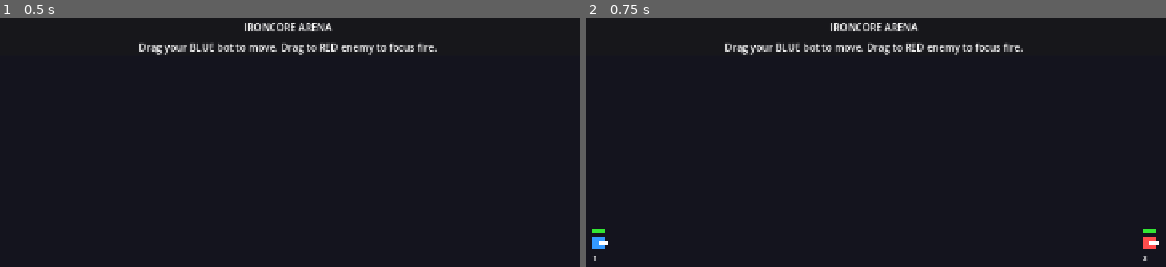
Above: before the commit, frames 1-2 (left to right).
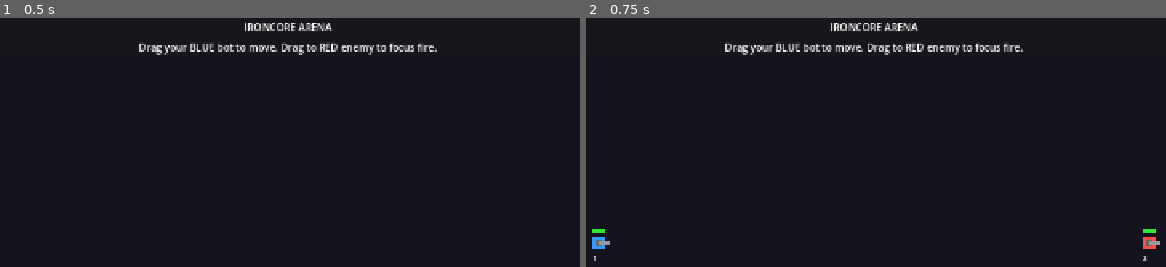
Above: after the commit, the same moments.

Repository: Ostn-DX/ironcore-arena
Game: Godot game, scene res://scenes/main.tscn
Two runs of this game, one before a commit and one after it. Both use one fixed random seed, a clock stepped at 60 frames per second and the inputs below.
Inputs (mouse positions are in pixels of both pictures, inside the frame that each line leads up to):
- Up to frame 1 (0.5 s): no input
- Up to frame 2 (0.75 s): tap Enter at 0.5 s; move the mouse to (1050, 219) at 0.52 s; hold Shift from 0.53 s (still down); click (1050, 219) at 0.67 s

Frame 1 is identical in both runs. In frame 2, less than 0.1% of the frame differs, in the area x 1-99%, y 89-92%.

Commit message:
Add separate turret that tracks target, increase command duration, fix detection range

Diff:
--- a/project/autoload/SimulationManager.gd
+++ b/project/autoload/SimulationManager.gd
@@ -59,9 +59,12 @@
 	# Run one simulation tick per physics frame
 	_run_tick()
 
-	# Debug: print every 60 ticks (1 second)
-	if current_tick % 60 == 0:
-		print("Tick: ", current_tick, " Bots: ", bots.size())
+	# Debug: print bot states every 2 seconds
+	if current_tick % 120 == 0:
+		for bot_id in bots:
+			var bot = bots[bot_id]
+			if bot.is_alive:
+				print("Bot ", bot_id, " pos:", bot.position, " target:", bot.target_id, " vel:", bot.velocity)
 
 
 func start_battle(arena_data: Dictionary, player_loadouts: Array, enemy_loadouts: Array,
@@ -205,10 +208,10 @@
 
 func _get_command_duration(cmd_type: String) -> int:
 	match cmd_type:
-		"move": return 120  # 2 seconds
-		"follow": return 240  # 4 seconds
-		"focus": return 240  # 4 seconds
-	return 60
+		"move": return 360  # 6 seconds (was 2)
+		"follow": return 480  # 8 seconds
+		"focus": return 480  # 8 seconds
+	return 180
 
 
 func _process_ai() -> void:
--- a/project/src/entities/bot.gd
+++ b/project/src/entities/bot.gd
@@ -32,7 +32,7 @@
 var weapon_cooldown_ticks: int = 0
 
 # Sensors
-var detection_range: float = 200.0
+var detection_range: float = 600.0  # Increased from 200 so bots can find each other
 var accuracy_bonus: float = 0.0
 
 # AI state
--- a/project/src/ui/battle_screen.gd
+++ b/project/src/ui/battle_screen.gd
@@ -112,11 +112,14 @@
 
 func _create_bot_visual(bot) -> void:
 	print("Creating bot visual at position: ", bot.position, " team: ", bot.team)
+
+	# Main visual container
 	var visual: Node2D = Node2D.new()
 	visual.position = bot.position
 	visual.rotation_degrees = bot.rotation
-
-	# Bot body (circle)
+	visual.name = "Bot_%d" % bot.sim_id
+
+	# Bot body (chassis)
 	var body: ColorRect = ColorRect.new()
 	body.size = Vector2(bot.radius * 2, bot.radius * 2)
 	body.position = Vector2(-bot.radius, -bot.radius)
@@ -129,12 +132,25 @@
 
 	visual.add_child(body)
 
-	# Direction indicator
-	var dir_indicator: ColorRect = ColorRect.new()
-	dir_indicator.size = Vector2(bot.radius * 1.5, 4)
-	dir_indicator.position = Vector2(0, -2)
-	dir_indicator.color = Color.WHITE
-	visual.add_child(dir_indicator)
+	# Turret (separate node that rotates independently)
+	var turret: Node2D = Node2D.new()
+	turret.name = "Turret"
+
+	# Turret base
+	var turret_base: ColorRect = ColorRect.new()
+	turret_base.size = Vector2(bot.radius * 1.2, bot.radius * 1.2)
+	turret_base.position = Vector2(-bot.radius * 0.6, -bot.radius * 0.6)
+	turret_base.color = Color(0.4, 0.4, 0.4)
+	turret.add_child(turret_base)
+
+	# Gun barrel
+	var barrel: ColorRect = ColorRect.new()
+	barrel.size = Vector2(bot.radius * 1.8, 6)
+	barrel.position = Vector2(0, -3)
+	barrel.color = Color(0.6, 0.6, 0.6)
+	turret.add_child(barrel)
+
+	visual.add_child(turret)
 
 	# HP bar background
 	var hp_bg: ColorRect = ColorRect.new()
@@ -177,7 +193,18 @@
 	if bot_visuals.has(sim_id):
 		var visual: Node2D = bot_visuals[sim_id]
 		visual.position = position
+		# Only rotate chassis, turret rotates separately toward target
 		visual.rotation_degrees = rotation
+
+		# Update turret to face target
+		if SimulationManager.bots.has(sim_id):
+			var bot = SimulationManager.bots[sim_id]
+			var turret = visual.get_node_or_null("Turret")
+			if turret and bot.target_id != -1 and SimulationManager.bots.has(bot.target_id):
+				var target = SimulationManager.bots[bot.target_id]
+				if target.is_alive:
+					var target_angle: float = rad_to_deg((target.position - position).angle())
+					turret.rotation_degrees = target_angle - rotation
 
 
 func _on_entity_damaged(sim_id: int, hp: int, max_hp: int) -> void:
